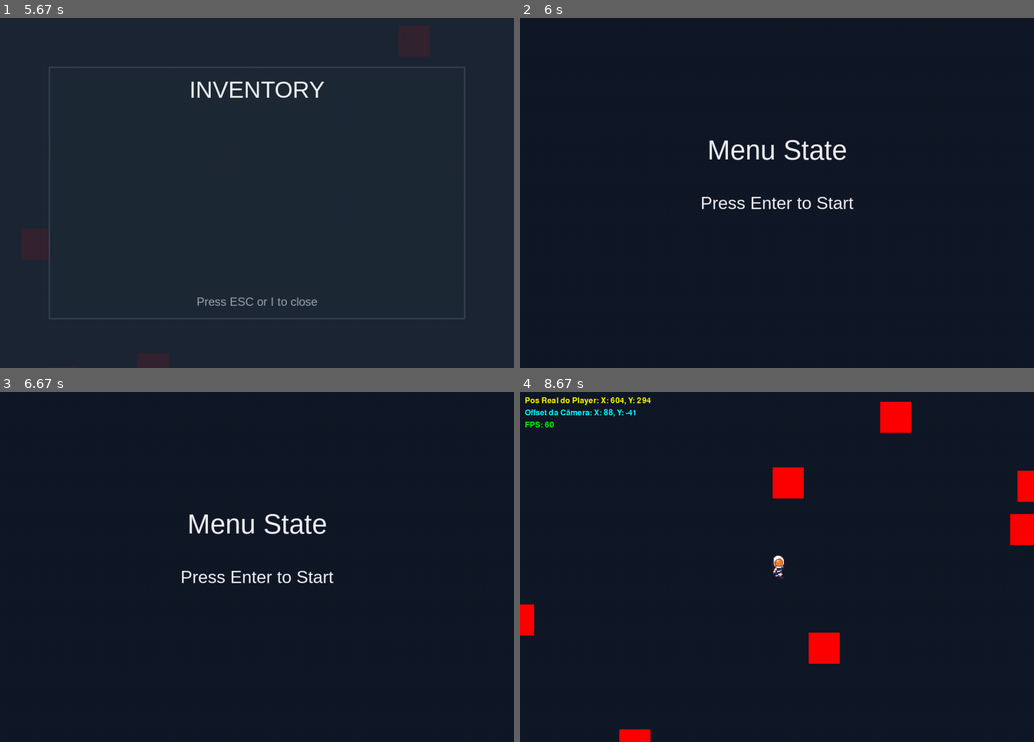
Above: before the commit, frames 1-4 (two rows, left to right).
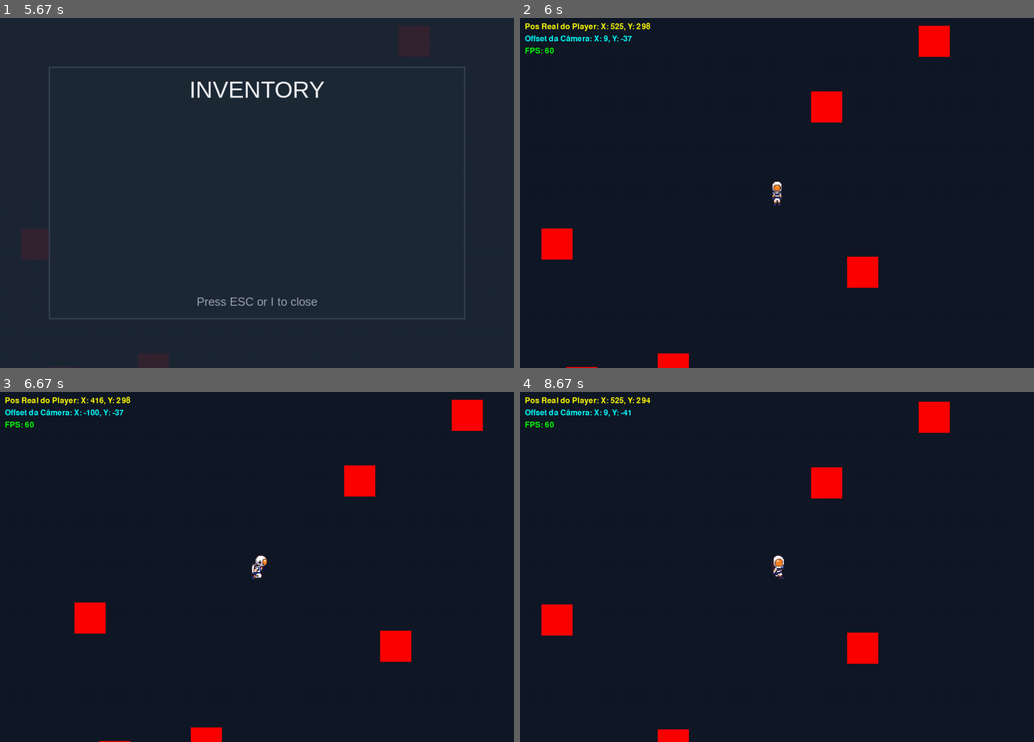
Above: after the commit, the same moments.

Repository: vitorpsogarcia/terranon
Game: pygame game, started from src/main.py
The game is run twice, just before and just after one commit, with the same random seed, the same clock (stepped at 60 frames per second) and the same inputs.
Inputs:
- Up to frame 1 (5.67 s): tap Enter at 0.33, 2, 2.33, 2.82, 4.07, 5.13 s; hold D 0.67-1.13 s; hold W 1.17-1.47 s; hold D 1.5-1.97 s; tap K at 1.65, 3.38 s; hold A 2.67-3.2 s; hold S 3.23-3.53 s; tap I at 5.47 s
- Up to frame 2 (6 s): tap I at 5.8 s
- Up to frame 3 (6.67 s): hold A 6.13-6.6 s; hold D from 6.63 s (still down)
- Up to frame 4 (8.67 s): tap Enter at 6.78, 8.03, 8.33 s; release D at 7.1 s; hold W 7.13-7.43 s; tap K at 7.28 s; hold S from 8.53 s (still down)

Frame 1 is identical in both runs. In frame 2, 4.1% of the frame differs, in the area x 0-84%, y 1-100%; in frame 3, 4.2%; in frame 4, 5.4%, in the area x 0-100%, y 1-100%.

Commit message:
fix: Fechar o inventário levava para o menu de início

Diff:
--- a/src/core/states/ui/inventory_state.py
+++ b/src/core/states/ui/inventory_state.py
@@ -32,7 +32,7 @@
         for event in events:
             if event.type == pygame.KEYDOWN:
                 if event.key == pygame.K_ESCAPE or event.key == pygame.K_i:
-                    self.state_manager.change_to(GameStateEnum.MENU)
+                    self.state_manager.change_to(GameStateEnum.PLAY)
 
     def draw(self, surface: pygame.Surface):
 
